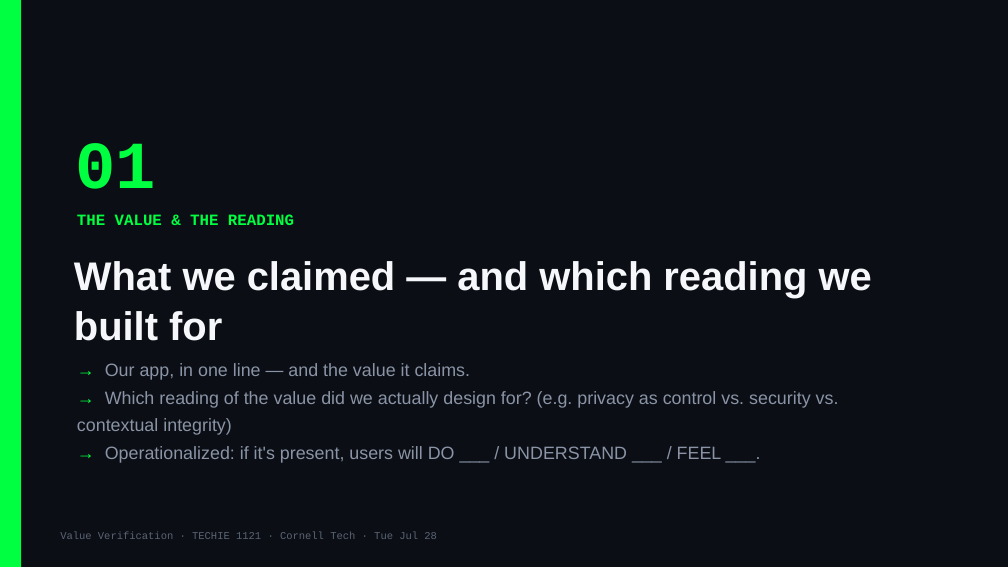
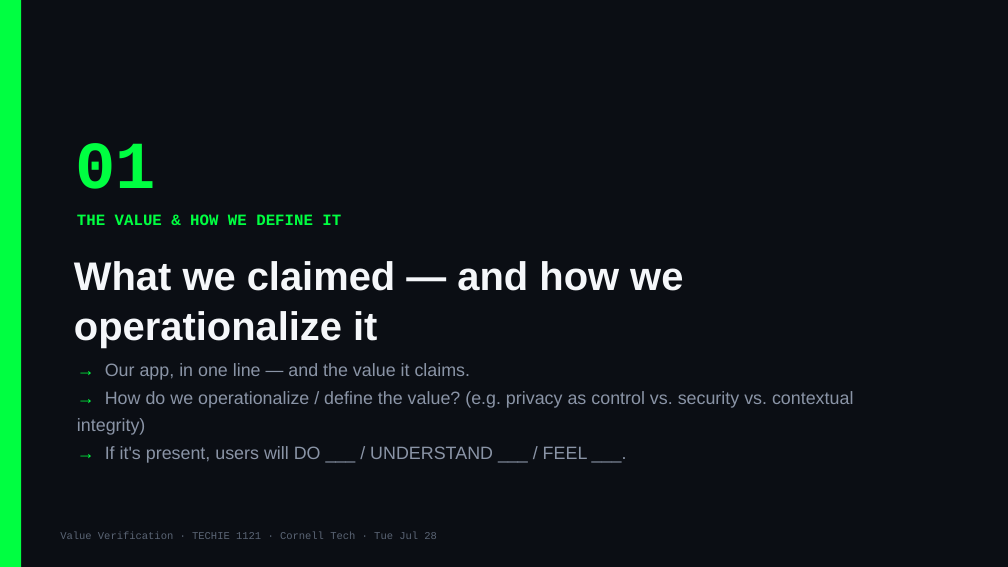
Before and after one commit to Cornell-Tech-Vibe-Coding-Summer-2026/website, a slide deck: slide 3 of slides/team-decks/Week3-Tue-liam-justin-sebastien.pptx. Drawn at 1008x567 pixels with LibreOffice and Linux fonts; fonts in the diff are those of the drawing. Boxes give left, top, right and bottom in pixels: in the first picture for what was removed or moved away, otherwise in the second. Text is boxed around its words. In the diff, an @@ line names an element or a change of style, - is before the commit and + after.

```diff
--- a/slides/team-decks/Week3-Tue-liam-justin-sebastien.pptx
+++ b/slides/team-decks/Week3-Tue-liam-justin-sebastien.pptx
@@ text at bbox=[77, 214, 341, 225]: text changed @@
-THE VALUE & THE READING
+THE VALUE & HOW WE DEFINE IT
@@ text at bbox=[74, 261, 683, 348]: text changed @@
-What we claimed — and which reading we built for
+What we claimed — and how we operationalize it
@@ text at bbox=[77, 391, 853, 463]: text changed @@
-→ Which reading of the value did we actually design for? (e.g. privacy as control vs. security vs. contextual integrity)
-→ Operationalized: if it's present, users will DO ___ / UNDERSTAND ___ / FEEL ___.
+→ How do we operationalize / define the value? (e.g. privacy as control vs. security vs. contextual integrity)
+→ If it's present, users will DO ___ / UNDERSTAND ___ / FEEL ___.
```
Also in this commit, not shown: 2 other slides changed, 1 slide added, 9 other files.
